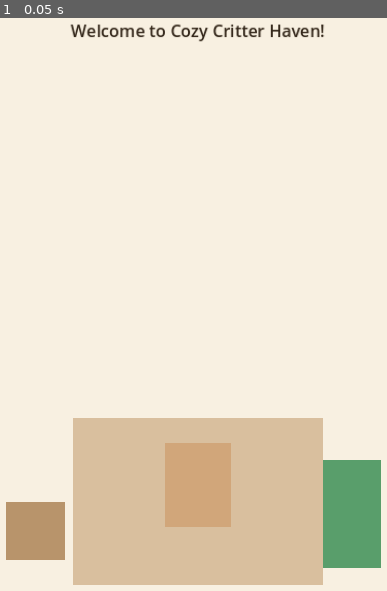
Above: before the commit, frame 1.
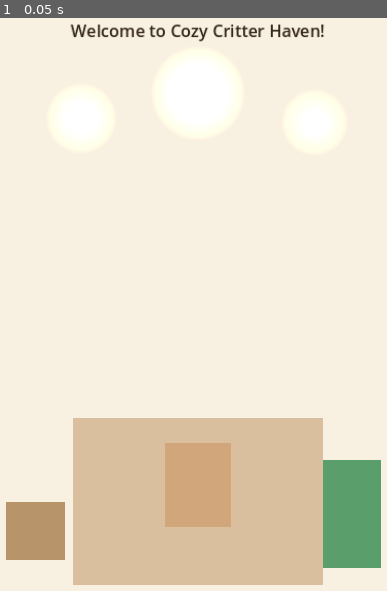
Above: after the commit, the same moment.

Repository: locintma/first-vibecode-game
Game: Godot game, scene res://scenes/main.tscn
Same seed, same stepped clock (60 frames per second), same inputs: the game is played once before the commit and once after it.
Inputs:
- Up to frame 1 (0.05 s): no input

The runs differ from the first frame. In frame 1, 2.4% of the frame differs, in the area x 16-86%, y 7-21%.

Commit message:
feat(haven): add PointLight2D fairy light glows and Big Pickle direct implementation

Diff:
--- a/scenes/main.tscn
+++ b/scenes/main.tscn
@@ -1,7 +1,19 @@
-[gd_scene load_steps=3 format=3 uid="uid://haven_main_scene"]
+[gd_scene load_steps=5 format=3 uid="uid://haven_main_scene"]
 
 [ext_resource type="Script" path="res://scripts/main.gd" id="1_main"]
 [ext_resource type="Script" path="res://scripts/critter.gd" id="2_critter"]
+
+[sub_resource type="Gradient" id="Gradient_fairy_glow"]
+offsets = PackedFloat32Array(0, 0.4, 1)
+colors = PackedColorArray(1, 0.95, 0.78, 1, 1, 0.87, 0.6, 0.5, 1, 0.78, 0.45, 0)
+
+[sub_resource type="GradientTexture2D" id="GradientTexture2D_fairy_glow"]
+gradient = SubResource("Gradient_fairy_glow")
+width = 96
+height = 96
+fill = 1
+fill_from = Vector2(0.5, 0.5)
+fill_to = Vector2(1, 0.5)
 
 [node name="Main" type="Node2D"]
 script = ExtResource("1_main")
@@ -37,6 +49,27 @@
 [node name="FairyLights" type="Node2D" parent="HavenRoom"]
 position = Vector2(0, 150)
 
+[node name="GlowLeft" type="PointLight2D" parent="HavenRoom/FairyLights"]
+position = Vector2(130, 40)
+scale = Vector2(0.9, 0.9)
+color = Color(1, 0.85, 0.58, 1)
+energy = 0.9
+texture = SubResource("GradientTexture2D_fairy_glow")
+
+[node name="GlowCenter" type="PointLight2D" parent="HavenRoom/FairyLights"]
+position = Vector2(270, 10)
+scale = Vector2(1.2, 1.2)
+color = Color(1, 0.93, 0.72, 1)
+energy = 1.1
+texture = SubResource("GradientTexture2D_fairy_glow")
+
+[node name="GlowRight" type="PointLight2D" parent="HavenRoom/FairyLights"]
+position = Vector2(410, 45)
+scale = Vector2(0.85, 0.85)
+color = Color(1, 0.8, 0.5, 1)
+energy = 0.85
+texture = SubResource("GradientTexture2D_fairy_glow")
+
 [node name="SunbeamParticles" type="CPUParticles2D" parent="HavenRoom"]
 position = Vector2(270, 200)
 amount = 16
--- a/scripts/critter.gd
+++ b/scripts/critter.gd
@@ -1,3 +1,4 @@
+# Implemented directly by OpenCode Big Pickle
 extends Node2D
 class_name Critter
 
